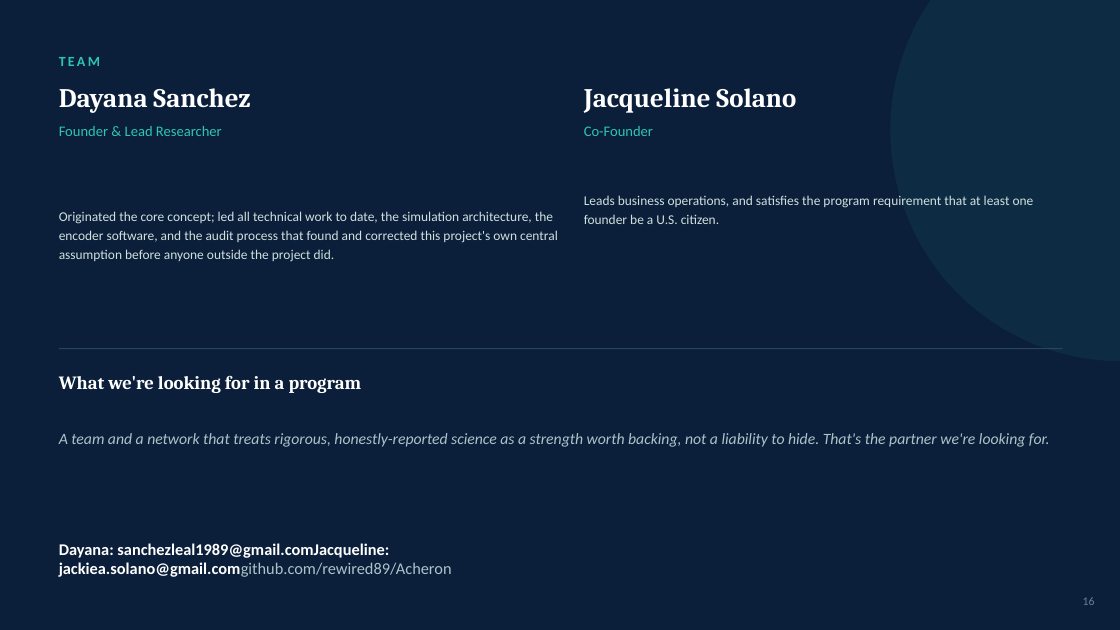
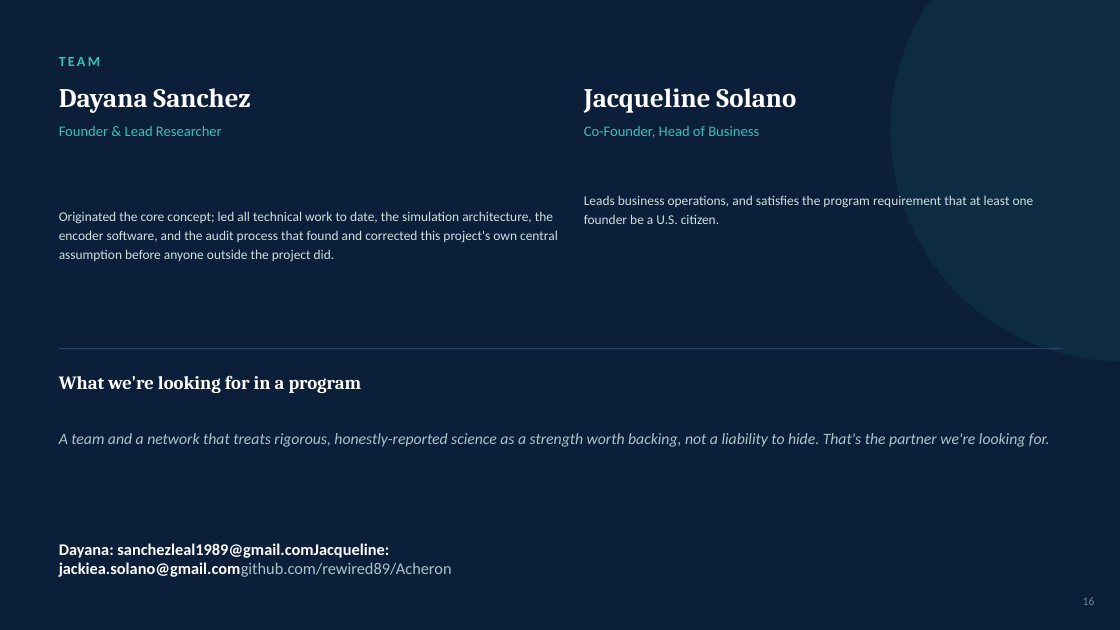
Before and after one commit to rewired89/Acheron, a slide deck: slide 16 of docs/pitch/Acheron_Pitch_Deck.pptx. Drawn at 1120x630 pixels with LibreOffice and Linux fonts; fonts in the diff are those of the drawing. Boxes give left, top, right and bottom in pixels: in the first picture for what was removed or moved away, otherwise in the second. Text is boxed around its words. In the diff, an @@ line names an element or a change of style, - is before the commit and + after.

```diff
--- a/docs/pitch/Acheron_Pitch_Deck.pptx
+++ b/docs/pitch/Acheron_Pitch_Deck.pptx
@@ text at <box>584,126,759,138</box>: text changed @@
-Co-Founder
+Co-Founder, Head of Business
```
Also in this commit, not shown: 3 other slides changed, 1 other file.
